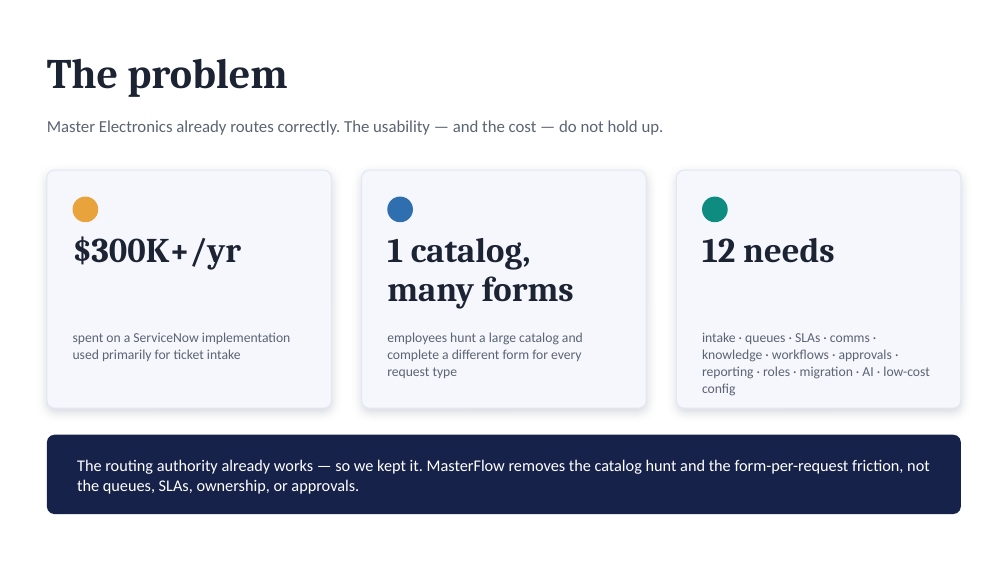
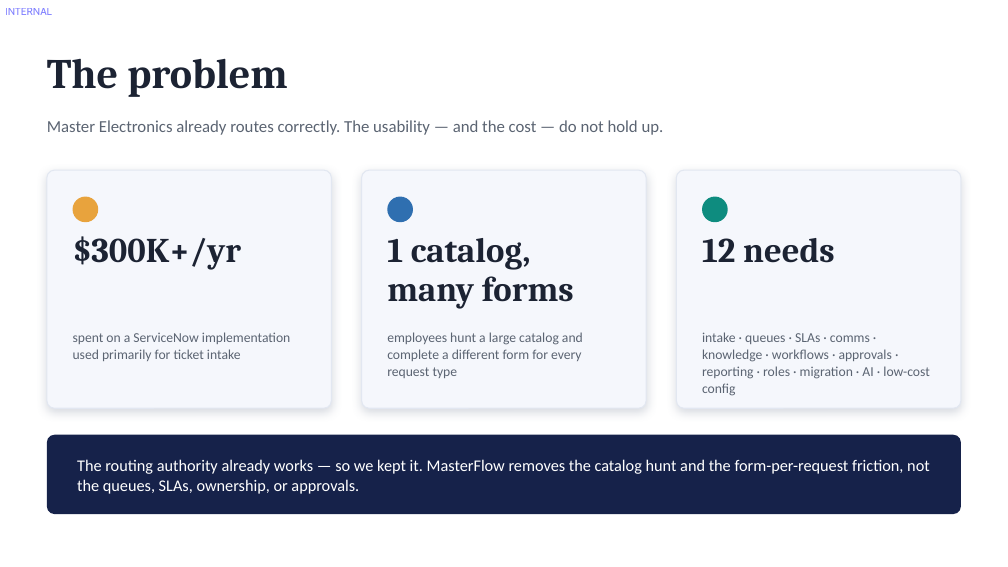
Before and after one commit to Lexi-Tafoya/MasterFlow-, a slide deck: slide 2 of submission/MasterFlow_Slides.pptx. Drawn at 1008x567 pixels with LibreOffice and Linux fonts; fonts in the diff are those of the drawing. Boxes give left, top, right and bottom in pixels: in the first picture for what was removed or moved away, otherwise in the second. Text is boxed around its words. In the diff, an @@ line names an element or a change of style, - is before the commit and + after.

```diff
--- a/submission/MasterFlow_Slides.pptx
+++ b/submission/MasterFlow_Slides.pptx
@@ text added at [5,8,52,15], 10 pt, text #0000FF at 50% opacity @@
+INTERNAL
```
Also in this commit, not shown: 4 other slides changed.
